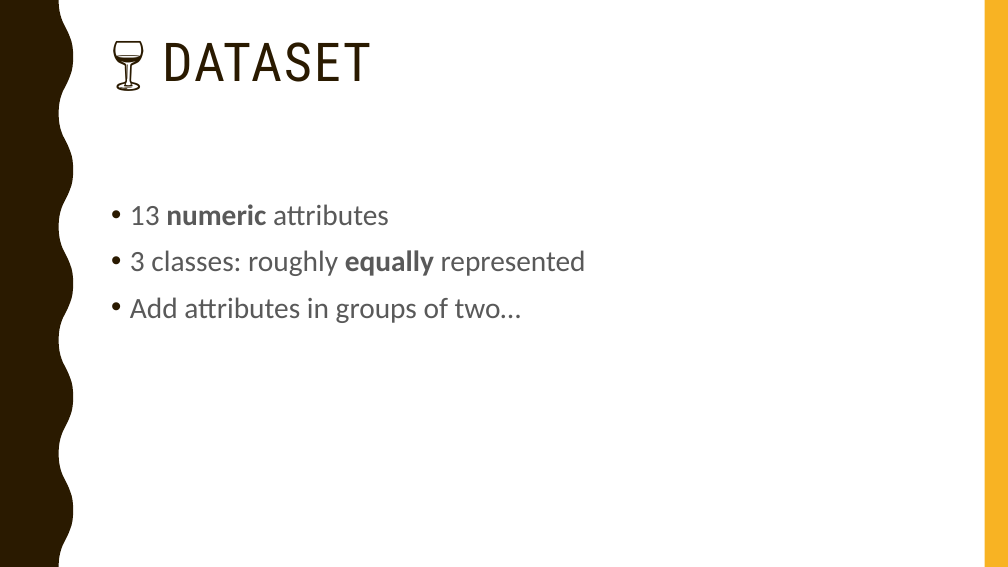
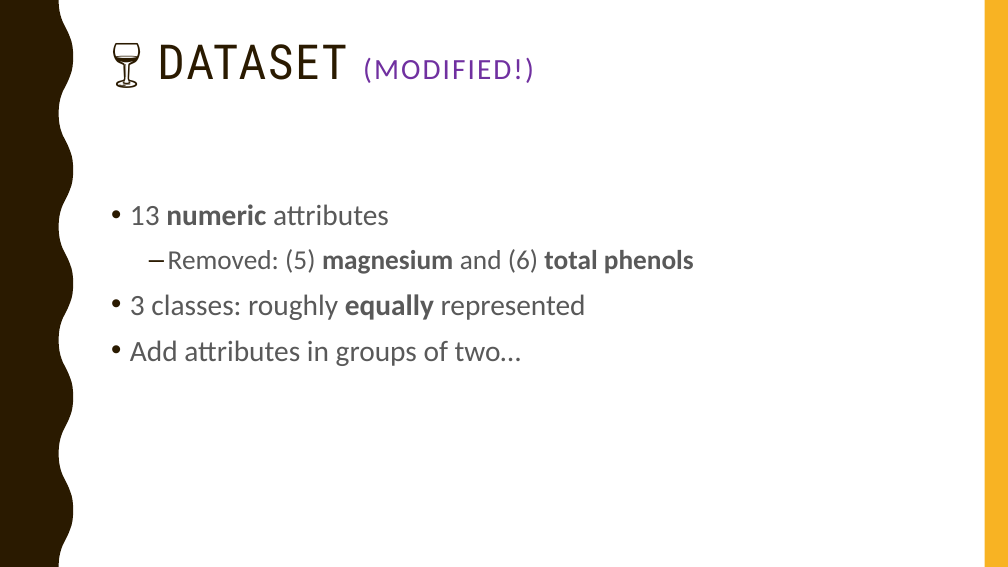
Before and after one commit to gururaj-shriram/ece548-machine-learning, a slide deck: slide 28 of proj1/presentation/pres.pptx. Drawn at 1008x567 pixels with LibreOffice and Linux fonts; fonts in the diff are those of the drawing. Boxes give left, top, right and bottom in pixels: in the first picture for what was removed or moved away, otherwise in the second. Text is boxed around its words. In the diff, an @@ line names an element or a change of style, - is before the commit and + after.

Commit message:
wine

```diff
--- a/proj1/presentation/pres.pptx
+++ b/proj1/presentation/pres.pptx
@@ title at [157,44,534,83]: text changed; size 51 to 27.9 pt; font Roboto Condensed to Calibri; text colour #2A1A00 to #7030A0 @@
-🍷 DATASET
+🍷 DATASET (MODIFIED!)
@@ text at [168,249,694,274]: paragraph added @@
+  – Removed: (5) magnesium and (6) total phenols
```
